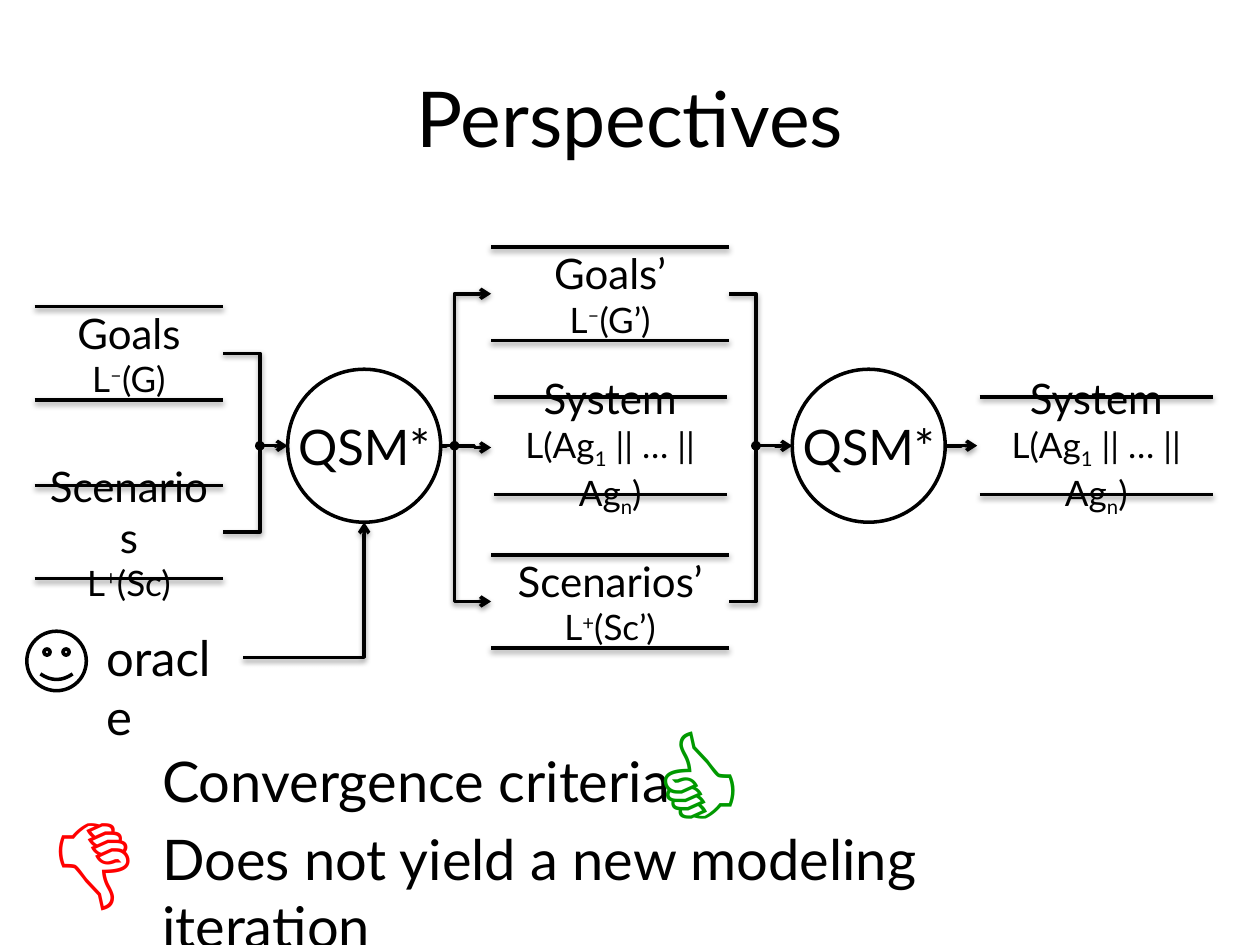
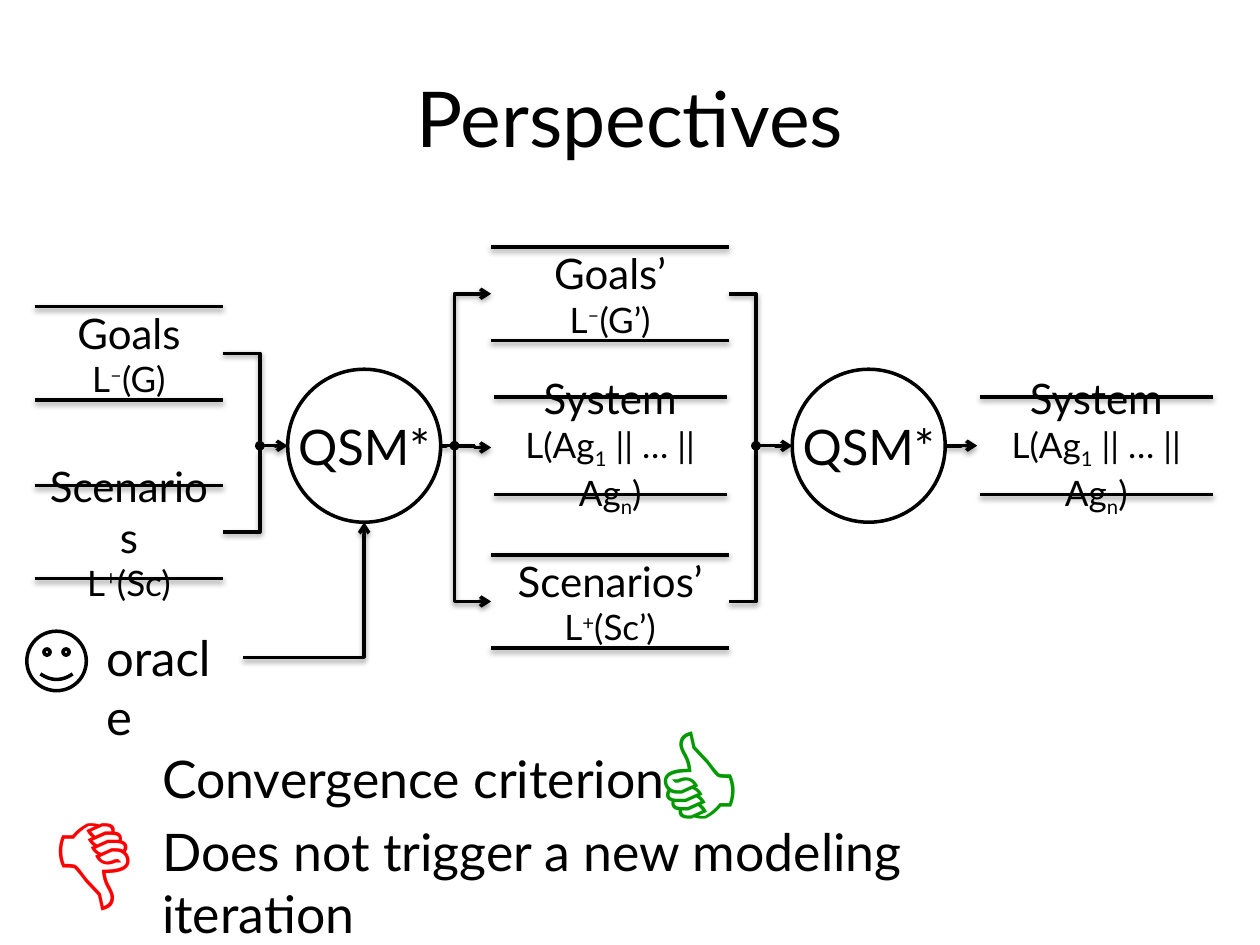
Before and after one commit to blambeau/phd, a slide deck: slide 70 of private-defense/slides.pptx. Drawn at 1260x945 pixels with LibreOffice and Linux fonts; fonts in the diff are those of the drawing. Boxes give left, top, right and bottom in pixels: in the first picture for what was removed or moved away, otherwise in the second. Text is boxed around its words. In the diff, an @@ line names an element or a change of style, - is before the commit and + after.

```diff
--- a/private-defense/slides.pptx
+++ b/private-defense/slides.pptx
@@ text at (162, 760, 902, 934): text changed; size 32 to 29.6 pt @@
-Convergence criteria
-Does not yield a new modeling iteration
+Convergence criterion
+Does not trigger a new modeling iteration
```
Also in this commit, not shown: 3 other slides changed.
